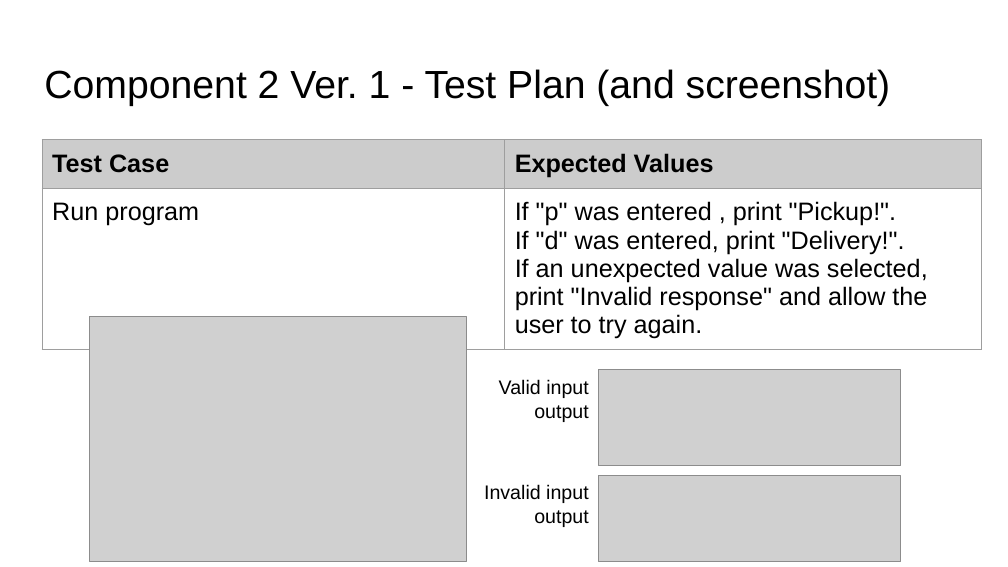
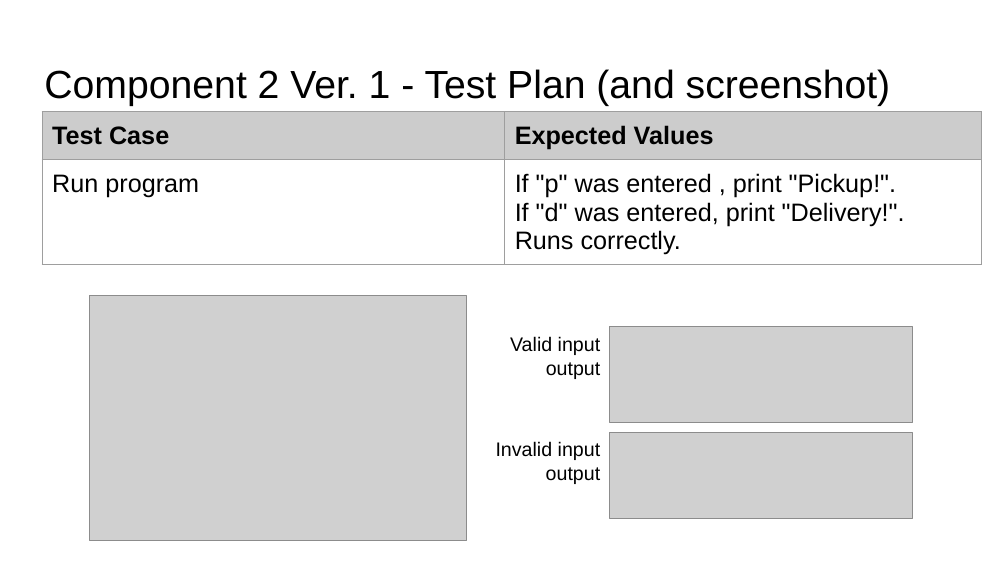
Before and after one commit to sinedotwav-e/pizzabot, a slide deck: slide 12 of pizzapowerpoint.pptx. Drawn at 1008x567 pixels with LibreOffice and Linux fonts; fonts in the diff are those of the drawing; grey boxes stand for pictures. Boxes give left, top, right and bottom in pixels: in the first picture for what was removed or moved away, otherwise in the second. Text is boxed around its words. In the diff, an @@ line names an element or a change of style, - is before the commit and + after.

Commit message:
Created multiple versions of deliverypickup_v2
Created 3 additional versions of  deliverypickup_v2. deliverypickup_v5 is the latest version as of this commit.

```diff
--- a/pizzapowerpoint.pptx
+++ b/pizzapowerpoint.pptx
@@ table at box(42, 112, 982, 273) @@
@@ row 2, column 2: "If "p" was entered , print "Pickup!". / If "d" was entered, print "Delivery!". / If an unexpected value was selected, print "Invalid response" and allow the user to try again." to "If "p" was entered , print "Pickup!". / If "d" was entered, print "Delivery!". / Runs correctly." @@
@@ table: place and size @@
-table at box(42, 140, 982, 362)
+table at box(42, 112, 982, 273)
@@ picture: place and size @@
-picture at box(90, 317, 467, 561)
+picture at box(90, 296, 467, 541)
@@ text "Valid input": place and size @@
-text "Valid input" at box(499, 379, 589, 422)
+text "Valid input" at box(510, 336, 601, 379)
@@ 2 pictures, 1 text: place and size @@
-2 pictures, 1 text at box(484, 370, 901, 561)
+2 pictures, 1 text at box(496, 327, 912, 518)
```
Also in this commit, not shown: 5 other slides changed, 8 slides added, 15 other files.
